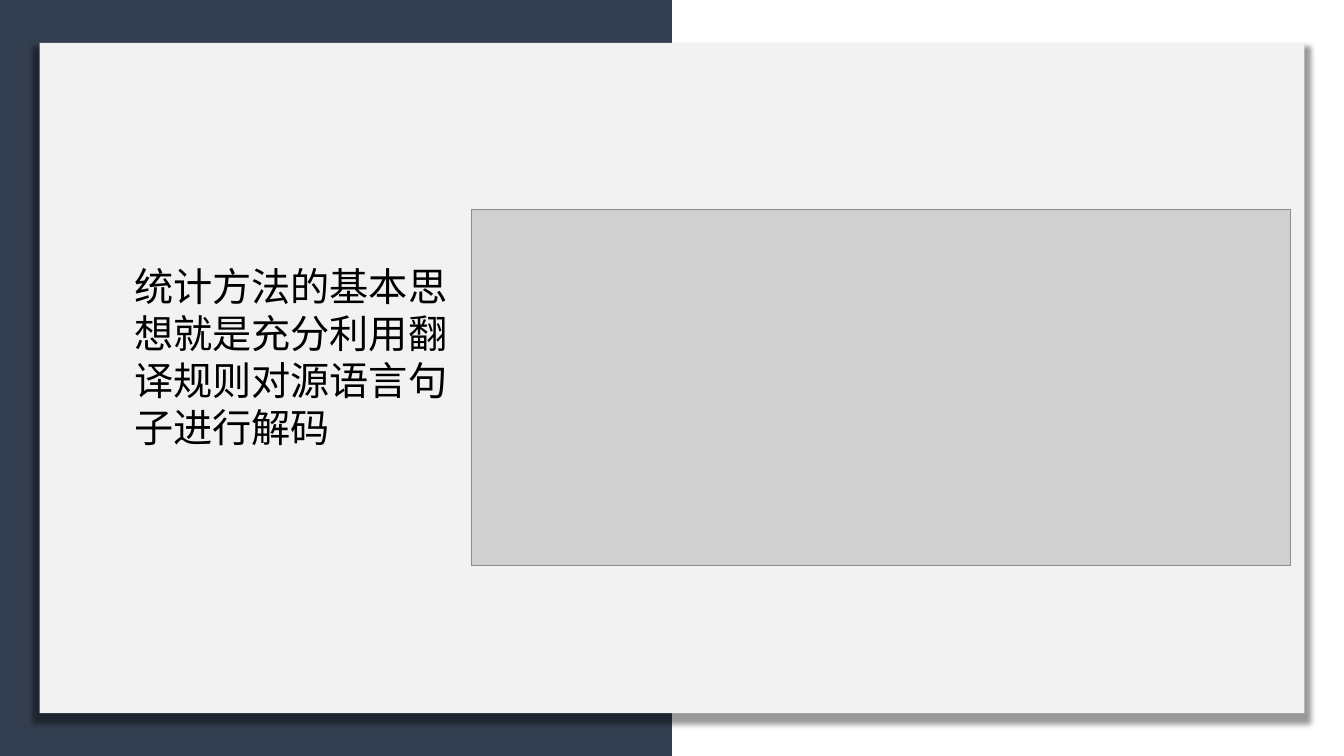
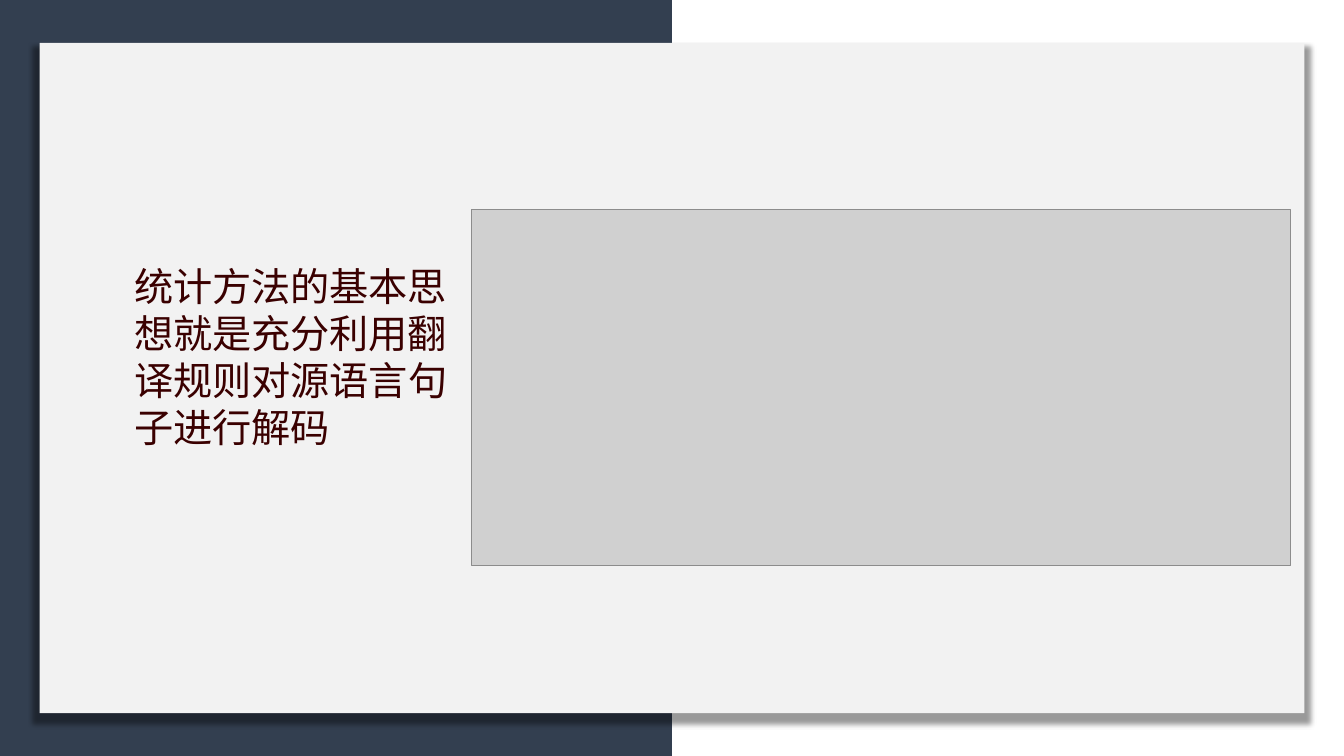
Before and after one commit to licheng0573/RosettaStone, a slide deck: slide 35 of 二组展示_10_24.pptx (slide 28 before the commit). Drawn at 1344x756 pixels with LibreOffice and Linux fonts; fonts in the diff are those of the drawing; grey boxes stand for pictures. Boxes give left, top, right and bottom in pixels: in the first picture for what was removed or moved away, otherwise in the second. Text is boxed around its words. In the diff, an @@ line names an element or a change of style, - is before the commit and + after.

```diff
--- a/二组展示_10_24.pptx
+++ b/二组展示_10_24.pptx
@@ text "统计方法的基本思想就是充分利用翻译规则对源语言句子进行解码" at (x1=134, y1=268, x2=447, y2=446): text colour #000000 to #3A0000 @@
```
Also in this commit, not shown: 4 other slides changed, 10 slides added, 5 slides removed.
